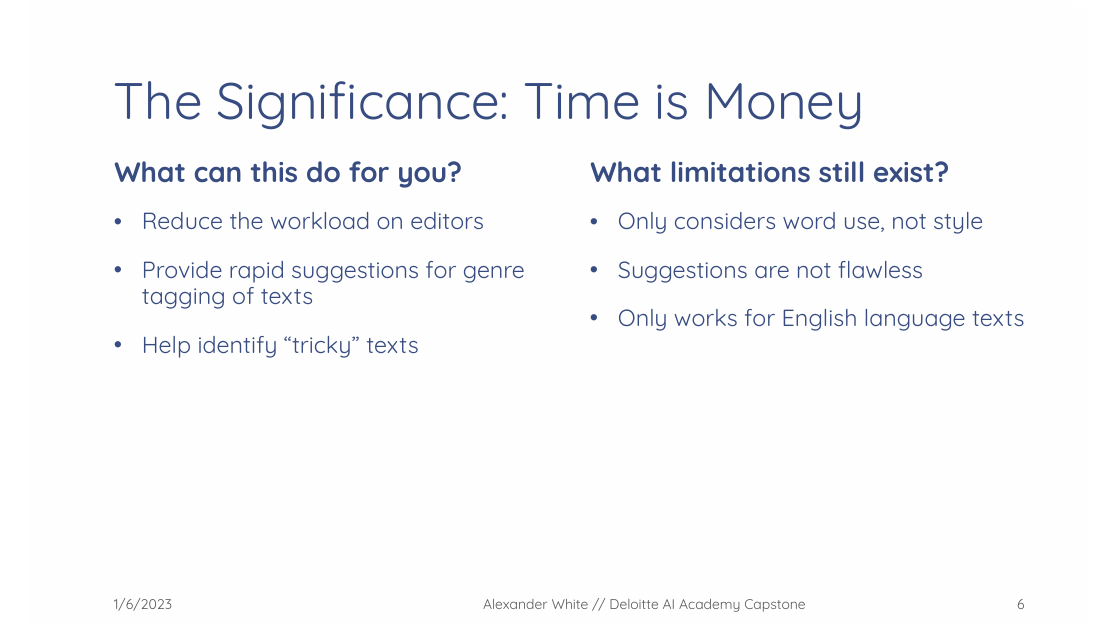
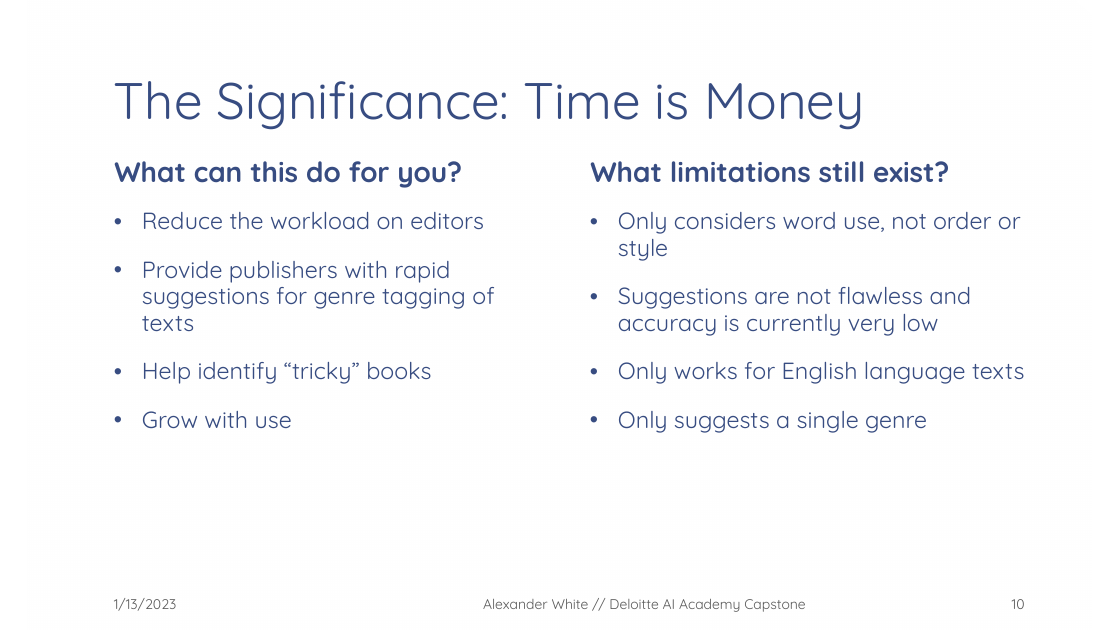
Before and after one commit to SolivagantAI/AI-Academy-Capstone, a slide deck: slide 10 of Presentations/Machine Learning in the Milieu.pptx (slide 6 before the commit). Drawn at 1120x630 pixels with LibreOffice and Linux fonts; fonts in the diff are those of the drawing; background and template pictures are left out. Boxes give left, top, right and bottom in pixels: in the first picture for what was removed or moved away, otherwise in the second. Text is boxed around its words. In the diff, an @@ line names an element or a change of style, - is before the commit and + after.

```diff
--- a/Presentations/Machine Learning in the Milieu.pptx
+++ b/Presentations/Machine Learning in the Milieu.pptx
@@ text at <box>618,212,1021,336</box>: text changed @@
-• Only considers word use, not style
-• Suggestions are not flawless
+• Only considers word use, not order or style
+• Suggestions are not flawless and accuracy is currently very low
@@ text at <box>142,261,494,429</box>: text changed @@
-• Provide rapid suggestions for genre tagging of texts
-• Help identify “tricky” texts
+• Provide publishers with rapid suggestions for genre tagging of texts
+• Help identify “tricky” books
+• Grow with use
@@ text at <box>618,411,927,433</box>: paragraph added @@
+• Only suggests a single genre
@@ text at <box>114,598,177,611</box>: text changed @@
-1/6/2023
+1/13/2023
@@ page number at <box>1012,599,1025,609</box>: text changed @@
-6
+10
```
Also in this commit, not shown: 6 other slides changed, 6 slides added, 1 slide removed, 1 other file.
